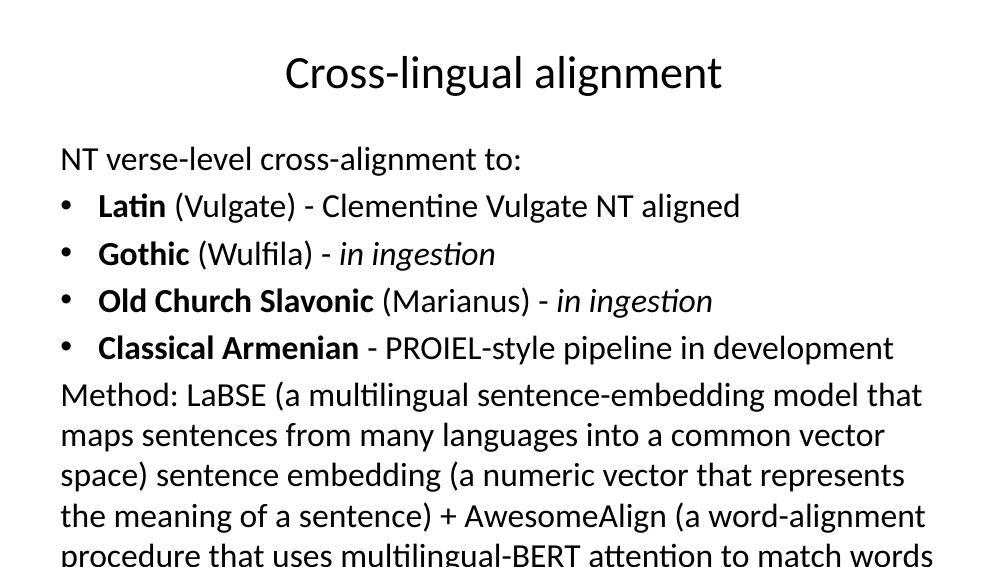
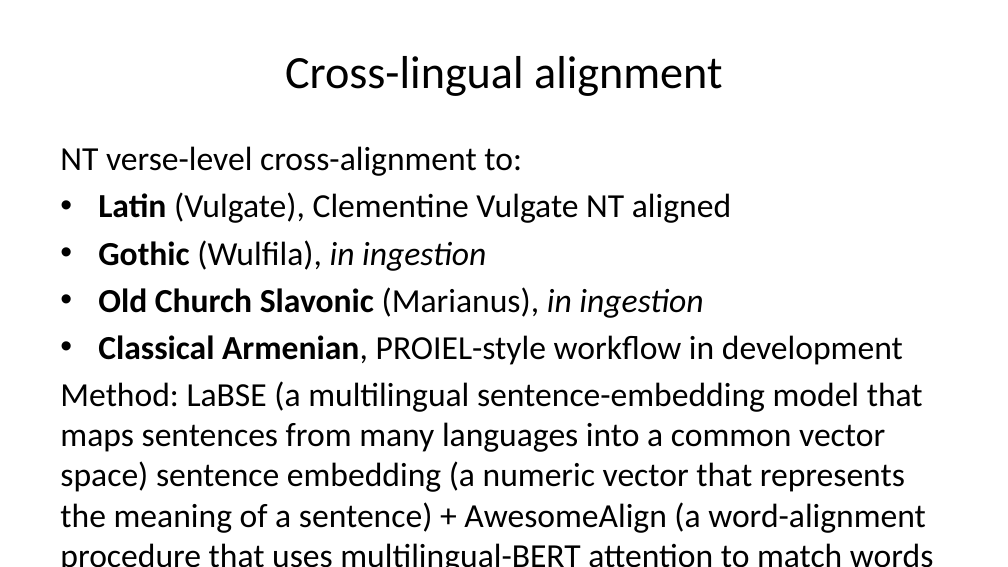
Before and after one commit to AthDGC/AthDGC.github.io, a slide deck: slide 5 of slides/cidl_2026.pptx. Drawn at 1008x567 pixels with LibreOffice and Linux fonts; fonts in the diff are those of the drawing. Boxes give left, top, right and bottom in pixels: in the first picture for what was removed or moved away, otherwise in the second. Text is boxed around its words. In the diff, an @@ line names an element or a change of style, - is before the commit and + after.

```diff
--- a/slides/cidl_2026.pptx
+++ b/slides/cidl_2026.pptx
@@ text at (x1=98, y1=192, x2=903, y2=365): text changed @@
-• Latin (Vulgate) - Clementine Vulgate NT aligned
-• Gothic (Wulfila) - in ingestion
-• Old Church Slavonic (Marianus) - in ingestion
-• Classical Armenian - PROIEL-style pipeline in development
+• Latin (Vulgate), Clementine Vulgate NT aligned
+• Gothic (Wulfila), in ingestion
+• Old Church Slavonic (Marianus), in ingestion
+• Classical Armenian, PROIEL-style workflow in development
```
Also in this commit, not shown: 1 other slide changed, 23 other files.
